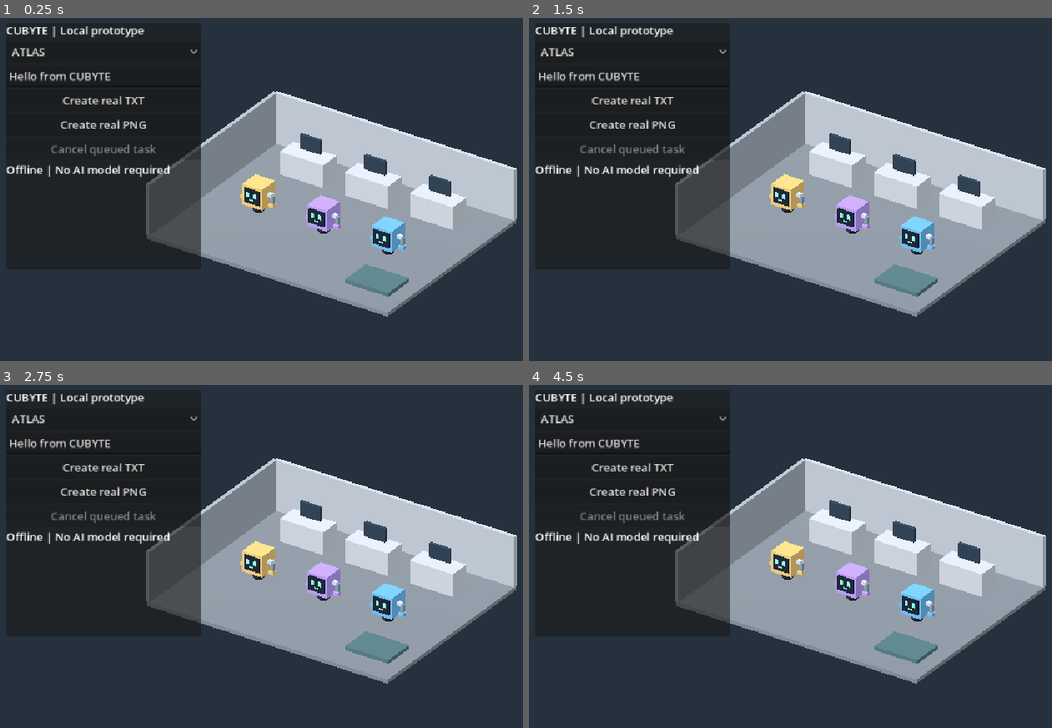
Above: before the commit, frames 1-4 (two rows, left to right).
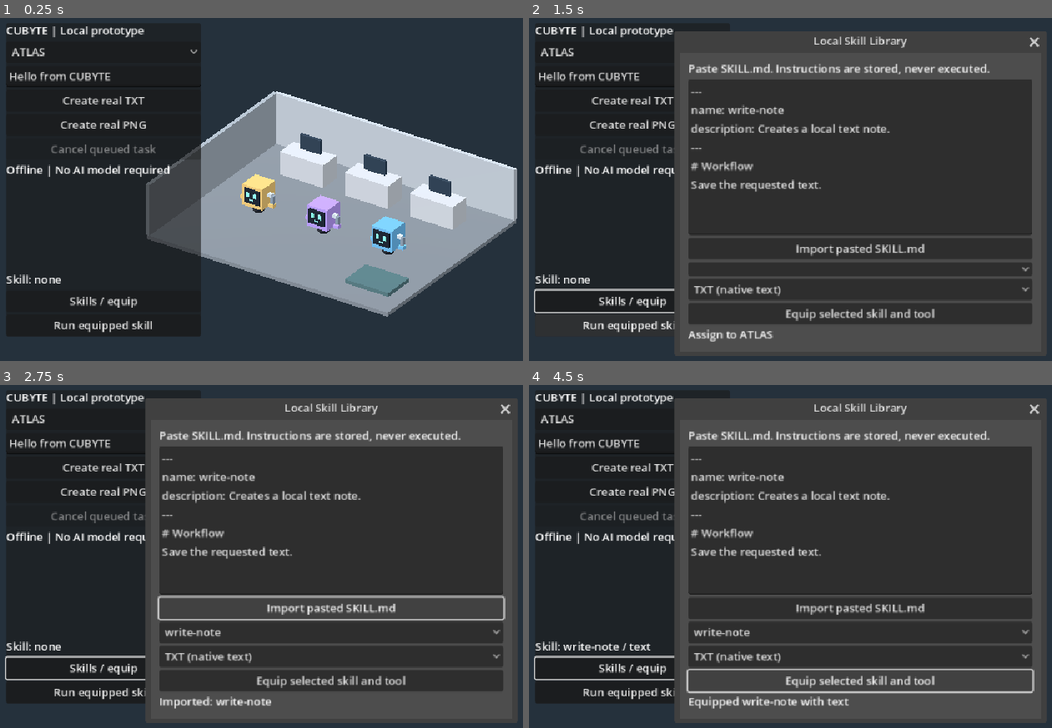
Above: after the commit, the same moments.

Repository: joparoxxx/VOXHAVEN
Game: Godot game, scene res://scenes/office.tscn
The game is run twice, just before and just after one commit, with the same random seed, the same clock (stepped at 60 frames per second) and the same inputs.
Inputs (mouse positions are in pixels of both pictures, inside the frame that each line leads up to):
- Up to frame 1 (0.25 s): no input
- Up to frame 2 (1.5 s): click (633, 299) at 0.5 s, where only the run after the commit has a clickable "Skills / equip"; click (633, 326) at 1.25 s, where only the run after the commit has a clickable "Run equipped skill"
- Up to frame 3 (2.75 s): click (329, 614) at 2 s, where only the run after the commit has a clickable "Import pasted SKILL.md"
- Up to frame 4 (4.5 s): click (858, 607) at 2.75 s, where only the run after the commit has a clickable "Import pasted SKILL.md"; click (858, 590) at 3.5 s, where only the run after the commit has a clickable "Import pasted SKILL.md"; click (858, 662) at 4.25 s, where only the run after the commit has a clickable "Equip selected skill and tool"

The runs differ from the first frame. In frame 1, 4.6% of the frame differs, in the area x 1-39%, y 74-93%; in frame 2, 51%; in frame 3, 52%; in frame 4, 56%, in the area x 0-99%, y 3-99%.

Commit message:
feat: add in-game skill library and native tool assignment

Diff:
--- a/game/scenes/office.gd
+++ b/game/scenes/office.gd
@@ -1,5 +1,14 @@
 extends Node3D
 const TaskEngine = preload("res://core/task_engine.gd")
+const Skills = preload("res://core/skill_registry.gd")
+var skills = Skills.new()
+var skill_dialog: Window
+var skill_source: TextEdit
+var skill_picker: OptionButton
+var tool_picker: OptionButton
+var skill_status: Label
+var skill_summary: Label
+var skill_button: Button
 const ROBOT_IDS := ["atlas", "pixel", "mesh"]
 const ROBOT_COLORS := [Color("#d7b56d"), Color("#a48bdf"), Color("#62a9d9")]
 var engine = TaskEngine.new()
@@ -109,7 +118,10 @@
 	selection = OptionButton.new()
 	for id in ROBOT_IDS:
 		selection.add_item(id.to_upper())
-	selection.item_selected.connect(func(index: int): selected = index)
+	selection.item_selected.connect(func(index: int):
+		selected = index
+		_refresh_binding()
+	)
 	column.add_child(selection)
 	input = LineEdit.new()
 	input.placeholder_text = "Text to save"
@@ -139,6 +151,19 @@
 	preview.expand_mode = TextureRect.EXPAND_IGNORE_SIZE
 	preview.stretch_mode = TextureRect.STRETCH_KEEP_ASPECT_CENTERED
 	column.add_child(preview)
+	skill_summary = Label.new()
+	skill_summary.autowrap_mode = TextServer.AUTOWRAP_WORD_SMART
+	column.add_child(skill_summary)
+	skill_button = Button.new()
+	skill_button.text = "Skills / equip"
+	skill_button.pressed.connect(_show_skills)
+	column.add_child(skill_button)
+	var use_skill := Button.new()
+	use_skill.text = "Run equipped skill"
+	use_skill.pressed.connect(_run_skill)
+	column.add_child(use_skill)
+	_build_skill_dialog()
+	_refresh_binding()
 
 func _queue(tool: String, payload: String) -> void:
 	if busy:
@@ -150,6 +175,7 @@
 	busy = true
 	progress_timer = 0.0
 	selection.disabled = true
+	skill_button.disabled = true
 	run_text.disabled = true
 	run_png.disabled = true
 	cancel_button.disabled = false
@@ -162,6 +188,7 @@
 func _reset() -> void:
 	busy = false
 	selection.disabled = false
+	skill_button.disabled = false
 	run_text.disabled = not engine.is_ready()
 	run_png.disabled = not engine.is_ready()
 	cancel_button.disabled = true
@@ -194,3 +221,92 @@
 				preview.texture = ImageTexture.create_from_image(image)
 	elif not str(task.get("error", "")).is_empty():
 		status.text += "\n" + str(task["error"])
+
+func _build_skill_dialog() -> void:
+	skill_dialog = Window.new()
+	skill_dialog.title = "Local Skill Library"
+	skill_dialog.size = Vector2i(520, 430)
+	skill_dialog.exclusive = true
+	skill_dialog.transient = true
+	skill_dialog.visible = false
+	add_child(skill_dialog)
+	skill_dialog.close_requested.connect(func(): skill_dialog.hide())
+	var margin := MarginContainer.new()
+	margin.set_anchors_and_offsets_preset(Control.PRESET_FULL_RECT)
+	for side in ["left", "top", "right", "bottom"]:
+		margin.add_theme_constant_override("margin_" + side, 12)
+	skill_dialog.add_child(margin)
+	var column := VBoxContainer.new()
+	margin.add_child(column)
+	var explanation := Label.new()
+	explanation.text = "Paste SKILL.md. Instructions are stored, never executed."
+	column.add_child(explanation)
+	skill_source = TextEdit.new()
+	skill_source.size_flags_vertical = Control.SIZE_EXPAND_FILL
+	skill_source.text = "---\nname: write-note\ndescription: Creates a local text note.\n---\n# Workflow\nSave the requested text."
+	column.add_child(skill_source)
+	var import_button := Button.new()
+	import_button.text = "Import pasted SKILL.md"
+	import_button.pressed.connect(_import_skill)
+	column.add_child(import_button)
+	skill_picker = OptionButton.new()
+	column.add_child(skill_picker)
+	tool_picker = OptionButton.new()
+	tool_picker.add_item("TXT (native text)")
+	tool_picker.add_item("PNG (native sample image)")
+	column.add_child(tool_picker)
+	var equip_button := Button.new()
+	equip_button.text = "Equip selected skill and tool"
+	equip_button.pressed.connect(_equip_skill)
+	column.add_child(equip_button)
+	skill_status = Label.new()
+	skill_status.autowrap_mode = TextServer.AUTOWRAP_WORD_SMART
+	column.add_child(skill_status)
+
+func _show_skills() -> void:
+	if busy:
+		return
+	_refresh_skill_picker()
+	skill_status.text = "Assign to " + ROBOT_IDS[selected].to_upper()
+	skill_dialog.popup_centered()
+
+func _refresh_skill_picker() -> void:
+	skill_picker.clear()
+	for name_ in skills.list_names():
+		skill_picker.add_item(name_)
+	if skill_picker.item_count > 0:
+		skill_picker.select(0)
+
+func _import_skill() -> void:
+	var name_: String = skills.import_markdown(skill_source.text)
+	if name_.is_empty():
+		skill_status.text = "Rejected: invalid, duplicate, unsupported metadata or storage error."
+		return
+	_refresh_skill_picker()
+	skill_picker.select(skills.list_names().find(name_))
+	skill_status.text = "Imported: " + name_
+
+func _equip_skill() -> void:
+	if busy or skill_picker.selected < 0:
+		return
+	var name_ := skill_picker.get_item_text(skill_picker.selected)
+	var tool := "text" if tool_picker.selected == 0 else "png"
+	if skills.equip(ROBOT_IDS[selected], name_, tool):
+		skill_status.text = "Equipped " + name_ + " with " + tool
+		_refresh_binding()
+	else:
+		skill_status.text = "Assignment rejected."
+
+func _refresh_binding() -> void:
+	var binding: Dictionary = skills.get_binding(ROBOT_IDS[selected])
+	skill_summary.text = "Skill: none" if binding.is_empty() else "Skill: " + str(binding["skill"]) + " / " + str(binding["tool"])
+
+func _run_skill() -> void:
+	if busy:
+		return
+	var binding: Dictionary = skills.get_binding(ROBOT_IDS[selected])
+	if binding.is_empty():
+		status.text = "Equip a skill first."
+		return
+	var tool: String = binding["tool"]
+	_queue(tool, input.text if tool == "text" else "")
